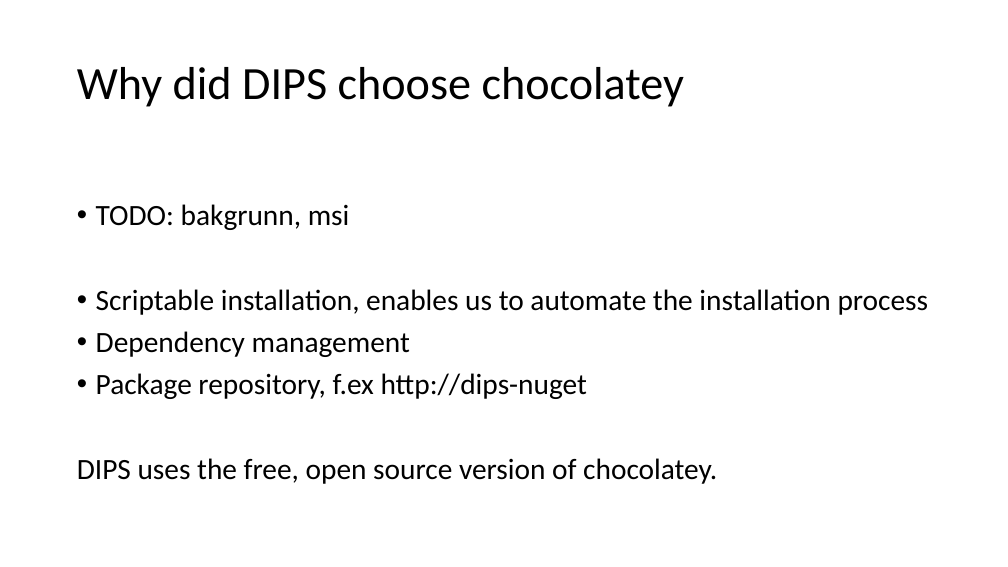
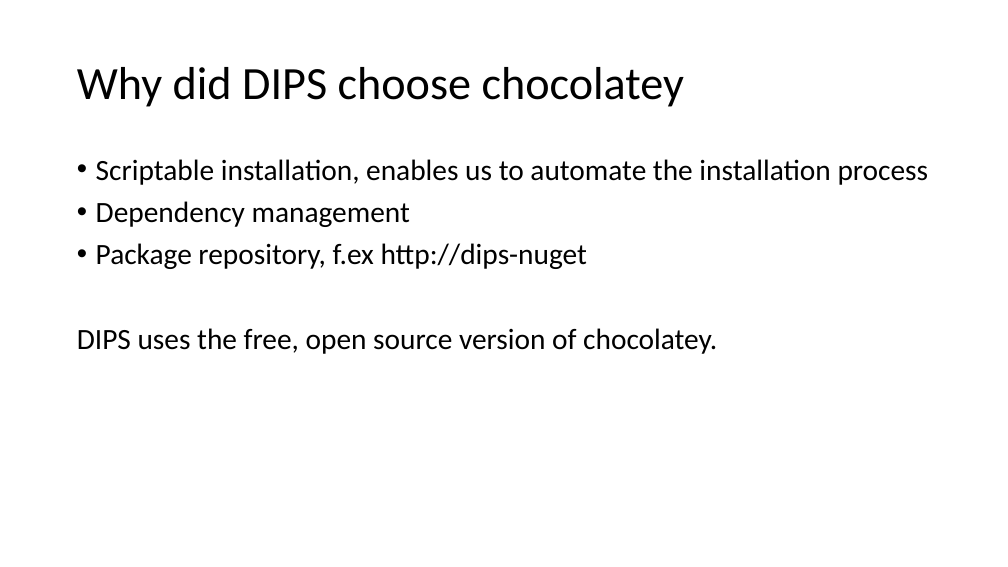
Before and after one commit to DIPSAS/InstallationTech, a slide deck: slide 11 of docs/InstallationCourse.pptx. Drawn at 1008x567 pixels with LibreOffice and Linux fonts; fonts in the diff are those of the drawing. Boxes give left, top, right and bottom in pixels: in the first picture for what was removed or moved away, otherwise in the second. Text is boxed around its words. In the diff, an @@ line names an element or a change of style, - is before the commit and + after.

```diff
--- a/docs/InstallationCourse.pptx
+++ b/docs/InstallationCourse.pptx
@@ text at bbox=[96, 204, 350, 230]: paragraph removed @@
-• TODO: bakgrunn, msi
```
Also in this commit, not shown: 12 other slides changed, 5 slides added.
